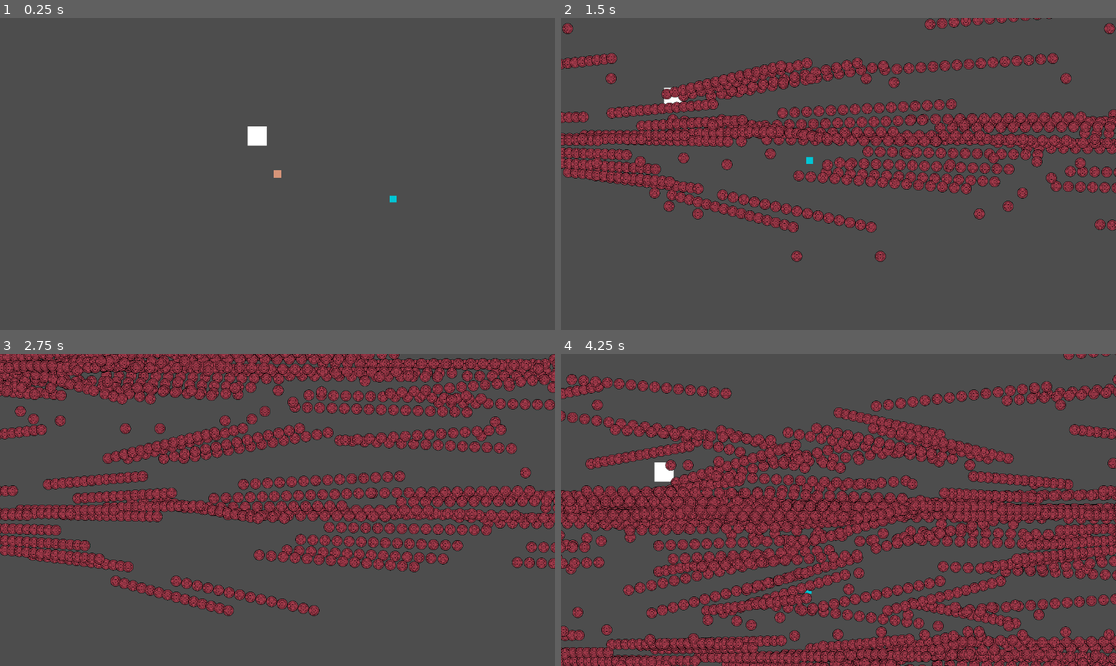
Above: before the commit, frames 1-4 (two rows, left to right).
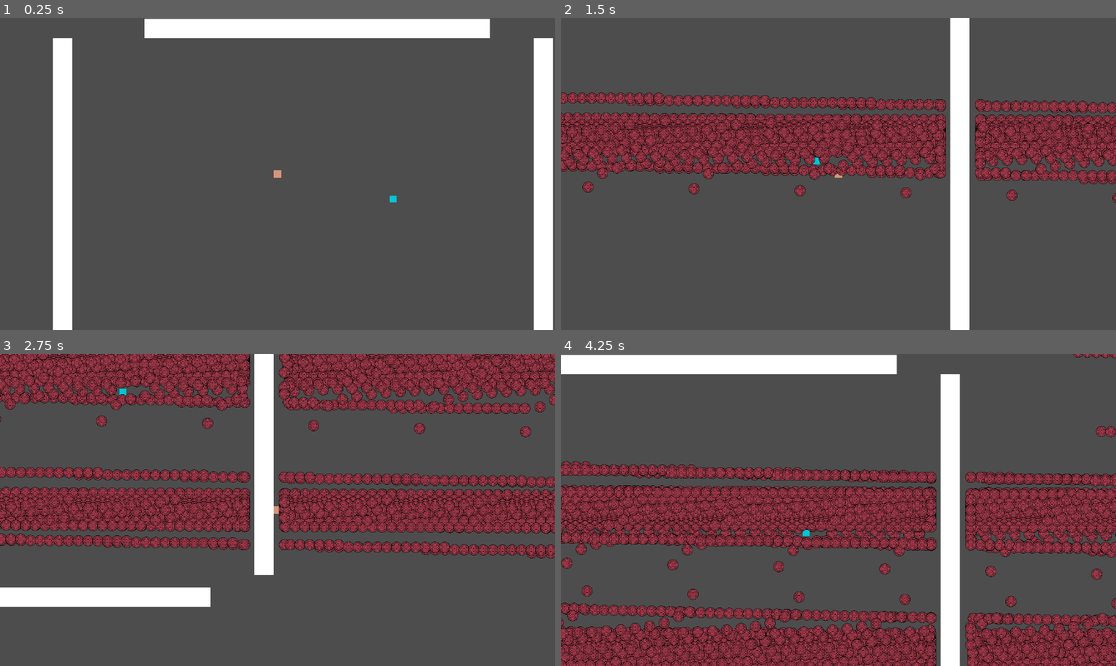
Above: after the commit, the same moments.

Repository: Simon014/PSLR2-Dungeon-Danmaku-Engine
Game: Godot game, scene res://RootScene.tscn
The game is run twice, just before and just after one commit, with the same random seed, the same clock (stepped at 60 frames per second) and the same inputs.
Inputs (mouse positions are in pixels of both pictures, inside the frame that each line leads up to):
- Up to frame 1 (0.25 s): no input
- Up to frame 2 (1.5 s): tap Enter at 0.5 s; move the mouse to (960, 158) at 0.52 s; press the mouse at (960, 158) at 0.53 s; hold D (right) 0.53-1.28 s; move the mouse to (727, 189) at 1.27 s; release the mouse at (727, 189) at 1.28 s; hold S (down) from 1.28 s (still down); click (727, 189) at 1.35 s
- Up to frame 3 (2.75 s): move the mouse to (333, 441) at 2.02 s; release S (down) at 2.03 s; press the mouse at (333, 441) at 2.03 s; hold D (right) from 2.03 s (still down)
- Up to frame 4 (4.25 s): move the mouse to (810, 572) at 2.77 s; release D (right) at 2.78 s; release the mouse at (810, 572) at 2.78 s; hold W (up) 2.78-3.53 s; click (810, 572) at 2.85 s; move the mouse to (1005, 556) at 3.52 s; press the mouse at (1005, 556) at 3.53 s; hold A (left) from 3.53 s (still down)

The runs differ from the first frame. In frame 1, 11% of the frame differs, in the area x 9-100%, y 0-100%; in frame 2, 30%; in frame 3, 42%; in frame 4, 55%, in the area x 0-100%, y 0-100%.

Commit message:
adding collision support for bullets
in the future, where the player can summon walls to protect them.

Diff:
--- a/pslr-2-dungeon-danmaku-engine/DDEcore/core_dungeon_engine.gd
+++ b/pslr-2-dungeon-danmaku-engine/DDEcore/core_dungeon_engine.gd
@@ -3,6 +3,8 @@
 class AttackHandler:
 	static func CSAttackFull(executorObject: CharacterBody2D, Position: Vector2, Bullet_Type, Bullet_number: int, Function: Callable, Multiplier: int, AimToPosition = null):
 		for i in range(-Bullet_number, Bullet_number):
+			if i == 0:
+				i += 1
 			var NewPosition = Vector2(Position.x - i*Multiplier,Position.y - Function.call(i)*Multiplier )
 			var NewBullet = Bullet_Type.duplicate()
 			NewBullet.position = NewPosition
--- a/pslr-2-dungeon-danmaku-engine/Entities/bullets/bomb/Bullet.tscn
+++ b/pslr-2-dungeon-danmaku-engine/Entities/bullets/bomb/Bullet.tscn
@@ -45,7 +45,7 @@
 
 [node name="Bullet" type="CharacterBody2D" unique_id=625293210]
 collision_layer = 8
-collision_mask = 0
+collision_mask = 16
 script = ExtResource("1_g7i7g")
 color = Color(1, 1, 1, 1)
 
--- a/pslr-2-dungeon-danmaku-engine/Entities/bullets/effect/Bullet.tscn
+++ b/pslr-2-dungeon-danmaku-engine/Entities/bullets/effect/Bullet.tscn
@@ -8,7 +8,7 @@
 
 [node name="Bullet" type="CharacterBody2D" unique_id=625293210]
 collision_layer = 8
-collision_mask = 0
+collision_mask = 16
 script = ExtResource("1_d12r2")
 
 [node name="Image" type="Sprite2D" parent="." unique_id=1973256255]
--- a/pslr-2-dungeon-danmaku-engine/Entities/bullets/homing/Bullet.tscn
+++ b/pslr-2-dungeon-danmaku-engine/Entities/bullets/homing/Bullet.tscn
@@ -7,7 +7,7 @@
 
 [node name="Bullet" type="CharacterBody2D" unique_id=625293210]
 collision_layer = 8
-collision_mask = 0
+collision_mask = 16
 script = ExtResource("1_3gprq")
 
 [node name="Image" type="Sprite2D" parent="." unique_id=1973256255]
--- a/pslr-2-dungeon-danmaku-engine/Entities/bullets/normal/Bullet.tscn
+++ b/pslr-2-dungeon-danmaku-engine/Entities/bullets/normal/Bullet.tscn
@@ -8,7 +8,7 @@
 
 [node name="Bullet" type="CharacterBody2D" unique_id=625293210]
 collision_layer = 8
-collision_mask = 0
+collision_mask = 16
 script = ExtResource("1_xny30")
 
 [node name="Image" type="Sprite2D" parent="." unique_id=1973256255]
--- a/pslr-2-dungeon-danmaku-engine/Entities/bullets/split/Bullet.tscn
+++ b/pslr-2-dungeon-danmaku-engine/Entities/bullets/split/Bullet.tscn
@@ -7,7 +7,7 @@
 
 [node name="Bullet" type="CharacterBody2D" unique_id=625293210]
 collision_layer = 8
-collision_mask = 0
+collision_mask = 16
 script = ExtResource("1_p7bxx")
 
 [node name="Image" type="Sprite2D" parent="." unique_id=1973256255]
--- a/pslr-2-dungeon-danmaku-engine/Entities/player/PlayerController.gd
+++ b/pslr-2-dungeon-danmaku-engine/Entities/player/PlayerController.gd
@@ -6,20 +6,20 @@
 	var bullet = load("res://Entities/bullets/split/Bullet.tscn").instantiate()
 	bullet.position = position
 	bullet.TTL = 5
-	bullet.speed = 100
+	bullet.speed = 0
 	bullet.acceleration = 0.1
-	bullet.split = 4
+	bullet.split = 8
 	bullet.color = Color(1.0, 0.564, 0.312, 1.0)
 	bullet.image = "DebugBullet2.png"
-	var splitter = load("res://Entities/bullets/homing/Bullet.tscn").instantiate()
-	splitter.speed = 100
-	splitter.acceleration = 5
-	splitter.TTL = 20
+	var splitter = load("res://Entities/bullets/bomb/Bullet.tscn").instantiate()
+	splitter.speed = 300
+	splitter.acceleration = -1
+	splitter.TTL = 2
 	splitter.color = Color(1.0, 0.564, 0.312, 1.0)
 	splitter.image = "DebugBullet2.png"
 	bullet.splitinto = splitter
 	bullet.direction = position.direction_to(get_global_mouse_position())
-	attackhandler.CSAttackFull(self,position,bullet,100,func(x): return 1/tan(x) * 1/sin(99*x),30, corePlayerVars.position)
+	attackhandler.CSAttackFull(self,position,bullet,100,func(x): return 1/pow(x,1/2) * tan(x),10)
 	pass
 
 func _input(event: InputEvent) -> void:
--- a/pslr-2-dungeon-danmaku-engine/RootScene.tscn
+++ b/pslr-2-dungeon-danmaku-engine/RootScene.tscn
@@ -4,17 +4,68 @@
 [ext_resource type="PackedScene" uid="uid://cgtr8wu6fmp36" path="res://Entities/player/Player.tscn" id="1_vw6t8"]
 [ext_resource type="PackedScene" uid="uid://dmcsko740rpui" path="res://Entities/partner/Partner.tscn" id="3_y8vh0"]
 
+[sub_resource type="RectangleShape2D" id="RectangleShape2D_y8vh0"]
+size = Vector2(62, 756)
+
 [node name="RootScene" type="Node2D" unique_id=534867270]
 script = ExtResource("1_03604")
+
+[node name="StaticBody2D3" type="StaticBody2D" parent="." unique_id=1702970099]
+position = Vector2(103, -28)
+collision_layer = 16
+collision_mask = 16
+
+[node name="ColorRect" type="ColorRect" parent="StaticBody2D3" unique_id=2095482167]
+offset_right = 40.00003
+offset_bottom = 717.101
+
+[node name="CollisionShape2D" type="CollisionShape2D" parent="StaticBody2D3" unique_id=375589768]
+position = Vector2(21, 368)
+shape = SubResource("RectangleShape2D_y8vh0")
+
+[node name="StaticBody2D4" type="StaticBody2D" parent="." unique_id=572463688]
+position = Vector2(293, 755)
+rotation = -1.5707963
+collision_layer = 16
+collision_mask = 16
+
+[node name="ColorRect" type="ColorRect" parent="StaticBody2D4" unique_id=1477911127]
+offset_right = 40.00003
+offset_bottom = 717.101
+
+[node name="CollisionShape2D" type="CollisionShape2D" parent="StaticBody2D4" unique_id=1801969212]
+position = Vector2(21, 368)
+shape = SubResource("RectangleShape2D_y8vh0")
 
 [node name="Player" parent="." unique_id=217802643 instance=ExtResource("1_vw6t8")]
 position = Vector2(569, 254)
 
-[node name="ColorRect" type="ColorRect" parent="." unique_id=879963102]
-offset_left = 506.96872
-offset_top = 154.89897
-offset_right = 546.96875
-offset_bottom = 194.89897
-
 [node name="Partner" parent="." unique_id=617075088 instance=ExtResource("3_y8vh0")]
 position = Vector2(809, 306)
+
+[node name="StaticBody2D2" type="StaticBody2D" parent="." unique_id=902222407]
+position = Vector2(1101, -28)
+collision_layer = 16
+collision_mask = 16
+
+[node name="ColorRect" type="ColorRect" parent="StaticBody2D2" unique_id=2051844777]
+offset_right = 40.00003
+offset_bottom = 717.101
+
+[node name="CollisionShape2D" type="CollisionShape2D" parent="StaticBody2D2" unique_id=2097403284]
+position = Vector2(21, 368)
+shape = SubResource("RectangleShape2D_y8vh0")
+
+[node name="StaticBody2D5" type="StaticBody2D" parent="." unique_id=2120918544]
+position = Vector2(293, -28)
+rotation = -1.5707963
+collision_layer = 16
+collision_mask = 16
+
+[node name="ColorRect" type="ColorRect" parent="StaticBody2D5" unique_id=1438231505]
+offset_right = 40.00003
+offset_bottom = 717.101
+
+[node name="CollisionShape2D" type="CollisionShape2D" parent="StaticBody2D5" unique_id=1263767008]
+position = Vector2(21, 368)
+shape = SubResource("RectangleShape2D_y8vh0")
--- a/pslr-2-dungeon-danmaku-engine/debug.gd
+++ b/pslr-2-dungeon-danmaku-engine/debug.gd
@@ -1,5 +1,4 @@
 extends Node2D
 
 func _process(delta: float) -> void:
-	print(corePartnerVars.Health)
 	pass
